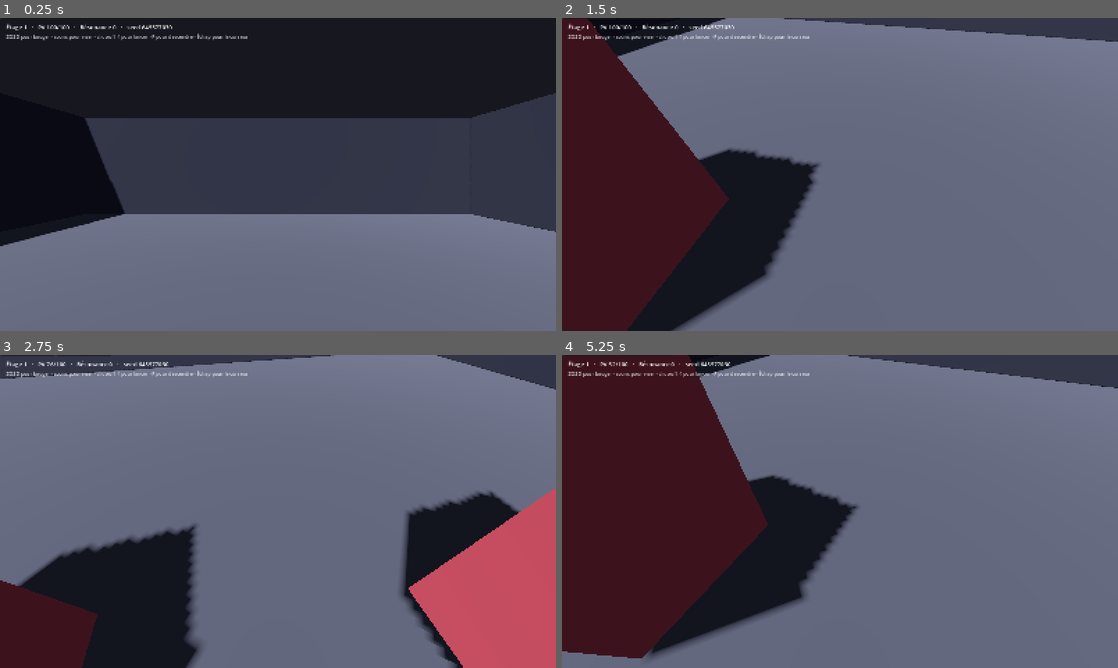
Above: before the commit, frames 1-4 (two rows, left to right).
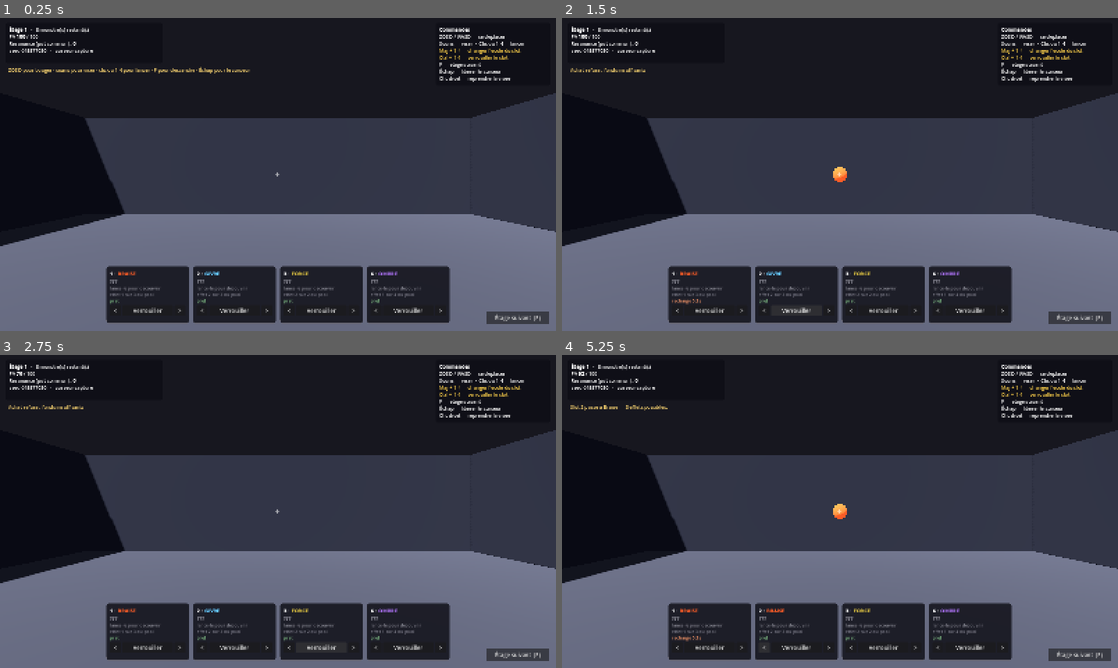
Above: after the commit, the same moments.

Repository: Treri-afk/depthcast
Game: Godot game, scene res://scenes/prototype.tscn
Two runs of this game, one before a commit and one after it. Both use one fixed random seed, a clock stepped at 60 frames per second and the inputs below.
Inputs (mouse positions are in pixels of both pictures, inside the frame that each line leads up to):
- Up to frame 1 (0.25 s): no input
- Up to frame 2 (1.5 s): click (712, 312) at 0.5 s, where only the run after the commit has a clickable "Verrouiller"; click (795, 312) at 1.25 s, where only the run after the commit has a clickable "Verrouiller"
- Up to frame 3 (2.75 s): click (322, 649) at 2 s, where only the run after the commit has a clickable "Verrouiller"
- Up to frame 4 (5.25 s): click (967, 649) at 2.75 s, where only the run after the commit has a clickable "Verrouiller"; click (678, 649) at 3.5 s, where only the run after the commit has a clickable "<"; click (739, 649) at 4.25 s, where only the run after the commit has a clickable ">"; click (762, 649) at 5 s, where only the run after the commit has a clickable "<"

The runs differ from the first frame. In frame 1, 13% of the frame differs, in the area x 1-99%, y 1-98%; in frame 2, 82%; in frame 3, 89%, in the area x 0-100%, y 0-100%; in frame 4, 83%.

Commit message:
fix: HUD lisible et changement d'école au clavier
Deux causes distinctes rendaient les écoles inutilisables.

La barre de slots était invisible : un preset d'ancrage appliqué à un
conteneur le laisse avec une taille nulle, et elle sortait de l'écran.
Elle passe en offsets explicites.

Et la souris est capturée en vue subjective, donc les boutons < > du HUD
étaient inatteignables sans passer par Échap à chaque fois. Maj + 1-4
change désormais l'école, Ctrl + 1-4 verrouille. Un garde dans
player_avatar empêche que Maj+1 lance aussi le sort du slot 1.

Le HUD affiche maintenant ce que le moteur fait vraiment : école
colorée, nom de l'effet ou ???, famille (projectile / nova / soin),
puissance, position dans le pool (« effet 2 sur 4 »), recharge, étage
de validité du verrou, monstres restants et état du curseur. Un panneau
de commandes est affiché en permanence.

Les chiffres bruts sont volontaires : sans eux, impossible de dire si un
reroll a changé quelque chose ou non pendant un playtest.

Co-Authored-By: Claude Opus 5 <noreply@anthropic.com>

Diff:
--- a/scripts/prototype/player_avatar.gd
+++ b/scripts/prototype/player_avatar.gd
@@ -96,6 +96,13 @@
 func _ecoute_les_sorts() -> void:
 	if not souris_capturee():
 		return
+	# Maj et Ctrl sont réservés au changement d'école et au verrouillage :
+	# sans ce garde, appuyer sur Maj+1 lancerait AUSSI le sort du slot 1.
+	var modificateur: bool = Input.is_key_pressed(KEY_SHIFT) \
+		or Input.is_key_pressed(KEY_CTRL) or Input.is_key_pressed(KEY_META)
+	if modificateur:
+		return
+
 	for i: int in 4:
 		if Input.is_action_just_pressed("proto_sort_%d" % (i + 1)) and _cooldowns[i] <= 0.0:
 			a_lance.emit(i, direction_visee())
--- a/scripts/prototype/prototype_hud.gd
+++ b/scripts/prototype/prototype_hud.gd
@@ -2,12 +2,13 @@
 extends Control
 ## HUD du prototype. JETABLE — la vraie UI arrive en C8.
 ##
-## Il ne fait que LIRE GameState et afficher. Il ne modifie rien : les boutons
-## de verrouillage émettent un signal que la racine du prototype traite.
+## Sa mission ici n'est pas d'être beau : c'est de rendre LISIBLE tout ce que
+## fait le moteur, pour qu'un playtest puisse dire ce qui se passe. D'où les
+## chiffres bruts affichés partout — index d'effet, taille de pool, étage de
+## validité du verrou.
 ##
-## Le point important à ressentir ici : un slot non découvert affiche `???`.
-## Tu ne sais pas ce que fait ton bouton tant que tu ne l'as pas pressé sur cet
-## étage — même s'il était verrouillé depuis l'étage d'avant.
+## Il ne fait que LIRE GameState. Il ne modifie rien : les boutons émettent des
+## signaux que la racine du prototype traite.
 
 signal verrou_demande(slot_index: int)
 signal etage_suivant_demande()
@@ -16,91 +17,157 @@
 
 var joueur: PlayerAvatar = null
 
-var _etiquette_haut: Label
-var _slots: Array[Panel] = []
-var _labels_slot: Array[Label] = []
+var _info: RichTextLabel
+var _journal: Label
+var _aide: RichTextLabel
+var _cartes: Array[RichTextLabel] = []
 var _boutons_verrou: Array[Button] = []
-var _journal: Label
 
 
 func _ready() -> void:
-	set_anchors_preset(Control.PRESET_FULL_RECT)
+	set_anchors_and_offsets_preset(Control.PRESET_FULL_RECT)
 	mouse_filter = Control.MOUSE_FILTER_IGNORE
 
-	_etiquette_haut = Label.new()
-	_etiquette_haut.position = Vector2(18, 14)
-	_etiquette_haut.add_theme_font_size_override("font_size", 17)
-	add_child(_etiquette_haut)
+	_info = _panneau_texte(16, 14, 452, 116, false)
+	_aide = _panneau_texte(-346, 14, 330, 168, true)
+	_aide.text = ("[b]Commandes[/b]\n"
+		+ "ZQSD / WASD — se déplacer\n"
+		+ "Souris — viser  ·  Clic ou 1-4 — lancer\n"
+		+ "[color=#ffd24a]Maj + 1-4 — changer l'école du slot[/color]\n"
+		+ "[color=#ffd24a]Ctrl + 1-4 — verrouiller le slot[/color]\n"
+		+ "F — étage suivant\n"
+		+ "Échap — libérer le curseur\n"
+		+ "Clic droit — reprendre la visée")
 
 	_journal = Label.new()
-	_journal.position = Vector2(18, 44)
+	_journal.position = Vector2(24, 140)
 	_journal.add_theme_font_size_override("font_size", 14)
-	_journal.modulate = Color(1, 1, 1, 0.75)
+	_journal.add_theme_color_override("font_color", Color(1, 0.85, 0.45))
 	add_child(_journal)
 
-	var barre := HBoxContainer.new()
-	barre.set_anchors_preset(Control.PRESET_CENTER_BOTTOM)
-	barre.position = Vector2(-330, -128)
-	barre.add_theme_constant_override("separation", 10)
-	add_child(barre)
-
-	for i: int in 4:
-		var colonne := VBoxContainer.new()
-		colonne.custom_minimum_size = Vector2(155, 0)
-
-		# Flèches de changement d'école : comparer deux écoles sans relancer.
-		var choix := HBoxContainer.new()
-		var gauche := Button.new()
-		gauche.text = "<"
-		gauche.custom_minimum_size = Vector2(30, 0)
-		gauche.pressed.connect(func() -> void: ecole_changee.emit(i, -1))
-		var droite := Button.new()
-		droite.text = ">"
-		droite.custom_minimum_size = Vector2(30, 0)
-		droite.pressed.connect(func() -> void: ecole_changee.emit(i, 1))
-		var espace := Control.new()
-		espace.size_flags_horizontal = Control.SIZE_EXPAND_FILL
-		choix.add_child(gauche)
-		choix.add_child(espace)
-		choix.add_child(droite)
-		colonne.add_child(choix)
-
-		var panneau := Panel.new()
-		panneau.custom_minimum_size = Vector2(155, 62)
-		var label := Label.new()
-		label.set_anchors_preset(Control.PRESET_FULL_RECT)
-		label.horizontal_alignment = HORIZONTAL_ALIGNMENT_CENTER
-		label.vertical_alignment = VERTICAL_ALIGNMENT_CENTER
-		label.add_theme_font_size_override("font_size", 13)
-		panneau.add_child(label)
-		colonne.add_child(panneau)
-
-		var bouton := Button.new()
-		bouton.text = "Verrouiller"
-		bouton.pressed.connect(func() -> void: verrou_demande.emit(i))
-		colonne.add_child(bouton)
-
-		barre.add_child(colonne)
-		_slots.append(panneau)
-		_labels_slot.append(label)
-		_boutons_verrou.append(bouton)
-
-	# Réticule : indispensable en vue subjective pour savoir où l'on vise.
-	var reticule := Label.new()
-	reticule.text = "+"
-	reticule.add_theme_font_size_override("font_size", 24)
-	reticule.set_anchors_preset(Control.PRESET_CENTER)
-	reticule.position = Vector2(-8, -18)
-	reticule.modulate = Color(1, 1, 1, 0.7)
-	add_child(reticule)
+	_construit_les_cartes()
+	_construit_le_reticule()
 
 	var suivant := Button.new()
 	suivant.text = "Étage suivant  (F)"
 	suivant.set_anchors_preset(Control.PRESET_BOTTOM_RIGHT)
-	suivant.position = Vector2(-190, -52)
-	suivant.custom_minimum_size = Vector2(170, 36)
+	suivant.offset_left = -200
+	suivant.offset_top = -56
+	suivant.offset_right = -20
+	suivant.offset_bottom = -20
 	suivant.pressed.connect(func() -> void: etage_suivant_demande.emit())
 	add_child(suivant)
+
+
+func _panneau_texte(x: float, y: float, largeur: float, hauteur: float,
+		a_droite: bool) -> RichTextLabel:
+	var fond := PanelContainer.new()
+	if a_droite:
+		fond.set_anchors_preset(Control.PRESET_TOP_RIGHT)
+		fond.offset_left = x
+		fond.offset_right = x + largeur
+	else:
+		fond.offset_left = x
+		fond.offset_right = x + largeur
+	fond.offset_top = y
+	fond.offset_bottom = y + hauteur
+
+	var style := StyleBoxFlat.new()
+	style.bg_color = Color(0.05, 0.05, 0.08, 0.74)
+	style.set_corner_radius_all(6)
+	style.set_content_margin_all(10)
+	fond.add_theme_stylebox_override("panel", style)
+	add_child(fond)
+
+	var texte := RichTextLabel.new()
+	texte.bbcode_enabled = true
+	texte.fit_content = true
+	texte.scroll_active = false
+	texte.add_theme_font_size_override("normal_font_size", 14)
+	texte.add_theme_font_size_override("bold_font_size", 14)
+	fond.add_child(texte)
+	return texte
+
+
+## Une carte par slot, ancrée en bas.
+##
+## L'ancrage passe par des offsets explicites et non par un preset seul : un
+## preset appliqué à un conteneur le laisse avec une taille nulle, et c'est
+## exactement pour ça que la barre était invisible.
+func _construit_les_cartes() -> void:
+	var barre := HBoxContainer.new()
+	barre.set_anchors_preset(Control.PRESET_BOTTOM_WIDE)
+	barre.offset_left = 20
+	barre.offset_right = -20
+	barre.offset_top = -186
+	barre.offset_bottom = -20
+	barre.alignment = BoxContainer.ALIGNMENT_CENTER
+	barre.add_theme_constant_override("separation", 12)
+	add_child(barre)
+
+	for i: int in 4:
+		var carte := PanelContainer.new()
+		carte.custom_minimum_size = Vector2(238, 156)
+		var style := StyleBoxFlat.new()
+		style.bg_color = Color(0.06, 0.06, 0.09, 0.84)
+		style.set_corner_radius_all(8)
+		style.set_content_margin_all(10)
+		style.border_width_bottom = 3
+		style.border_color = Color(0.4, 0.4, 0.45)
+		carte.add_theme_stylebox_override("panel", style)
+
+		var colonne := VBoxContainer.new()
+		colonne.add_theme_constant_override("separation", 4)
+
+		var texte := RichTextLabel.new()
+		texte.bbcode_enabled = true
+		texte.fit_content = true
+		texte.scroll_active = false
+		texte.custom_minimum_size = Vector2(0, 96)
+		texte.add_theme_font_size_override("normal_font_size", 13)
+		texte.add_theme_font_size_override("bold_font_size", 15)
+		colonne.add_child(texte)
+
+		var actions := HBoxContainer.new()
+		actions.add_theme_constant_override("separation", 4)
+
+		var gauche := Button.new()
+		gauche.text = "<"
+		gauche.tooltip_text = "École précédente"
+		gauche.custom_minimum_size = Vector2(32, 28)
+		gauche.pressed.connect(func() -> void: ecole_changee.emit(i, -1))
+		actions.add_child(gauche)
+
+		var verrou := Button.new()
+		verrou.text = "Verrouiller"
+		verrou.size_flags_horizontal = Control.SIZE_EXPAND_FILL
+		verrou.pressed.connect(func() -> void: verrou_demande.emit(i))
+		actions.add_child(verrou)
+
+		var droite := Button.new()
+		droite.text = ">"
+		droite.tooltip_text = "École suivante"
+		droite.custom_minimum_size = Vector2(32, 28)
+		droite.pressed.connect(func() -> void: ecole_changee.emit(i, 1))
+		actions.add_child(droite)
+
+		colonne.add_child(actions)
+		carte.add_child(colonne)
+		barre.add_child(carte)
+
+		_cartes.append(texte)
+		_boutons_verrou.append(verrou)
+
+
+func _construit_le_reticule() -> void:
+	var reticule := Label.new()
+	reticule.text = "+"
+	reticule.add_theme_font_size_override("font_size", 26)
+	reticule.set_anchors_preset(Control.PRESET_CENTER)
+	reticule.offset_left = -9
+	reticule.offset_top = -20
+	reticule.modulate = Color(1, 1, 1, 0.65)
+	add_child(reticule)
 
 
 func journalise(texte: String) -> void:
@@ -112,26 +179,57 @@
 		return
 	var p: PlayerState = GameState.run.players[0]
 	var etage: int = GameState.run.floor_index
-
-	_etiquette_haut.text = "Étage %d   ·   PV %d/%d   ·   Résonance %d   ·   seed %d" % [
-		etage + 1, p.hp, p.max_hp, GameState.run.resonance_pool, GameState.run.run_seed,
+	var vivants: int = GameState.run.alive_monsters().size()
+
+	var curseur: String = "capturé" if (joueur != null and joueur.souris_capturee()) \
+		else "[color=#ffd24a]LIBRE — clic droit pour viser[/color]"
+
+	_info.text = ("[b]Étage %d[/b]   ·   %d monstre(s) restant(s)\n"
+		+ "PV [b]%d[/b] / %d\n"
+		+ "Résonance (pot commun) : [b]%d[/b]\n"
+		+ "seed %d   ·   curseur %s") % [
+			etage + 1, vivants, p.hp, p.max_hp,
+			GameState.run.resonance_pool, GameState.run.run_seed, curseur,
+		]
+
+	for i: int in _cartes.size():
+		_maj_carte(i, p.slots[i], etage)
+
+
+func _maj_carte(i: int, slot: SpellSlot, etage: int) -> void:
+	var ecole: Dictionary = PrototypeCatalogue.school_by_id(slot.school_id)
+	var nom_ecole: String = String(ecole.get("nom", "?"))
+	var couleur: Color = ecole.get("couleur", Color.WHITE)
+	var teinte: String = "#" + couleur.to_html(false)
+
+	var verrouille: bool = slot.is_locked_for(etage + 1)
+	var connu: bool = slot.is_discovered_on(etage)
+	var cd: float = joueur.cooldown_restant(i) if joueur != null else 0.0
+
+	var lignes: String = "[b]%d · [color=%s]%s[/color][/b]%s\n" % [
+		i + 1, teinte, nom_ecole.to_upper(), "   [VERROU]" if verrouille else "",
 	]
 
-	for i: int in _labels_slot.size():
-		var slot: SpellSlot = p.slots[i]
-		var ecole: Dictionary = PrototypeCatalogue.school_by_id(slot.school_id)
-		var nom_ecole: String = String(ecole.get("nom", "?"))
-		var couleur: Color = ecole.get("couleur", Color.WHITE)
-
-		var titre: String = "???"
-		if slot.is_discovered_on(etage):
-			var eff: Dictionary = PrototypeCatalogue.effect(slot.school_id, slot.effect_index)
-			titre = String(eff.get("nom", "?"))
-
-		var verrou: String = "  🔒" if slot.is_locked_for(etage + 1) else ""
-		var cd: float = joueur.cooldown_restant(i) if joueur != null else 0.0
-		var attente: String = "  (%.1fs)" % cd if cd > 0.0 else ""
-
-		_labels_slot[i].text = "%d · %s%s\n%s%s" % [i + 1, nom_ecole, verrou, titre, attente]
-		_labels_slot[i].modulate = couleur if slot.is_discovered_on(etage) else Color(0.65, 0.65, 0.65)
-		_boutons_verrou[i].disabled = slot.is_locked_for(etage + 1)
+	if connu:
+		var eff: Dictionary = PrototypeCatalogue.effect(slot.school_id, slot.effect_index)
+		var familles := ["projectile", "nova", "soin"]
+		var famille: String = familles[int(eff.get("comportement", 0))]
+		var puissance: String = ("%d dégâts" % int(eff["degats"])) if eff.has("degats") \
+			else ("%d soin" % int(eff.get("soin", 0)))
+		lignes += "[b]%s[/b]\n%s · %s\n" % [String(eff.get("nom", "?")), famille, puissance]
+	else:
+		lignes += "[color=#8a8a95][b]???[/b]\nlance-le pour découvrir[/color]\n"
+
+	# Les chiffres bruts : c'est ce qui rend le reroll compréhensible.
+	lignes += "[color=#7b7b88]effet %d sur %d du pool[/color]\n" % [
+		slot.effect_index + 1, slot.pool_size,
+	]
+	if cd > 0.0:
+		lignes += "[color=#ff9b6a]recharge %.1fs[/color]" % cd
+	elif verrouille:
+		lignes += "[color=#8fd694]tenu jusqu'à l'étage %d[/color]" % (slot.locked_until_floor + 1)
+	else:
+		lignes += "[color=#8fd694]prêt[/color]"
+
+	_cartes[i].text = lignes
+	_boutons_verrou[i].disabled = verrouille
--- a/scripts/prototype/prototype_root.gd
+++ b/scripts/prototype/prototype_root.gd
@@ -55,6 +55,26 @@
 	_assemble_l_etage()
 	_peuple_l_etage()
 	_hud.journalise("ZQSD pour bouger · souris pour viser · clic ou 1-4 pour lancer · F pour descendre · Échap pour le curseur")
+
+
+## Raccourcis clavier pour l'école et le verrou.
+##
+## Ils existent parce qu'en vue subjective la souris est capturée : sans eux,
+## les boutons du HUD seraient inatteignables sans passer par Échap à chaque
+## fois, ce qui rend le test pénible.
+func _unhandled_input(event: InputEvent) -> void:
+	var touche := event as InputEventKey
+	if touche == null or not touche.pressed or touche.echo:
+		return
+	var index: int = [KEY_1, KEY_2, KEY_3, KEY_4].find(touche.physical_keycode)
+	if index < 0:
+		return
+	if touche.shift_pressed:
+		_sur_ecole_changee(index, 1)
+		get_viewport().set_input_as_handled()
+	elif touche.ctrl_pressed or touche.meta_pressed:
+		_sur_verrou_demande(index)
+		get_viewport().set_input_as_handled()
 
 
 func _physics_process(_delta: float) -> void:
